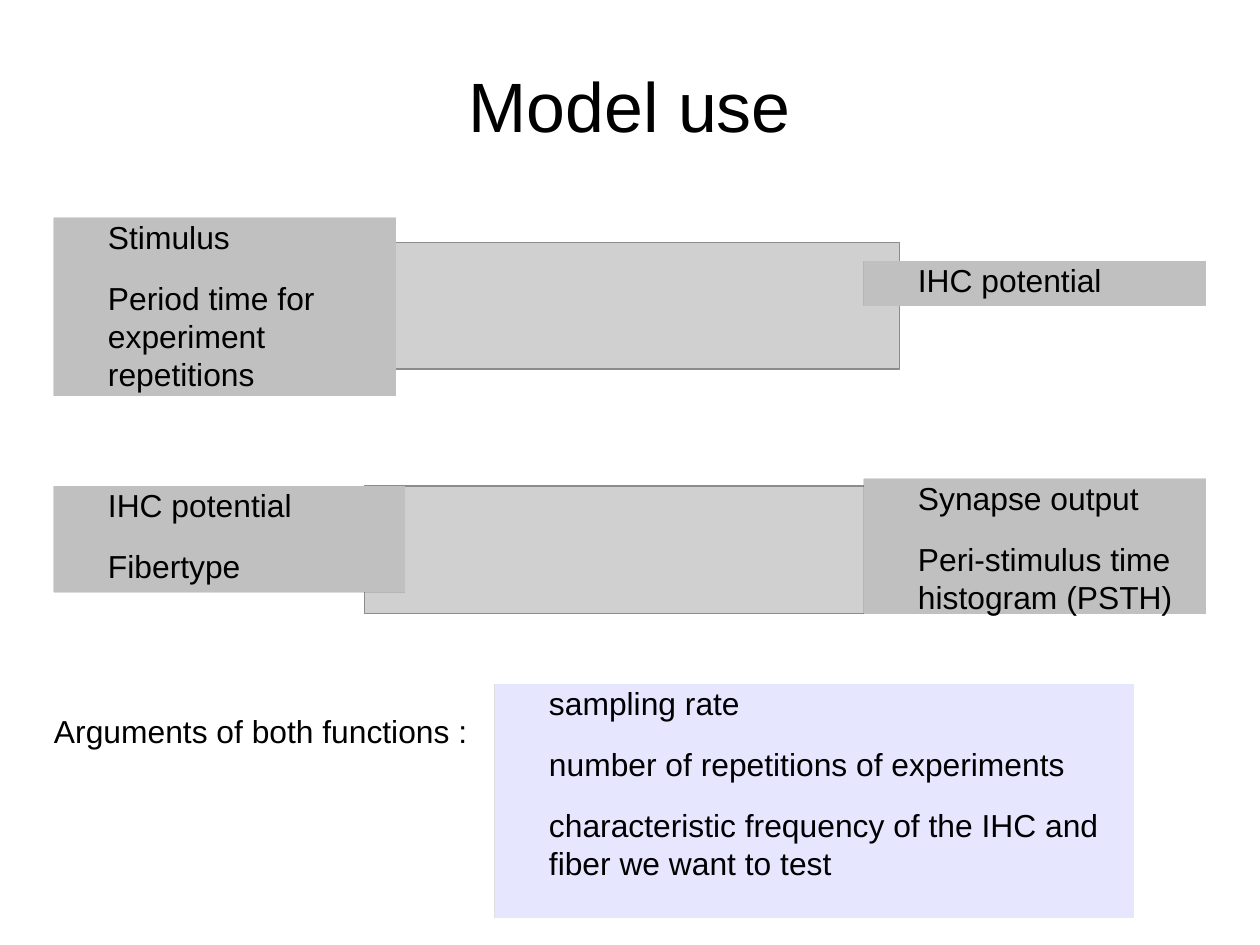
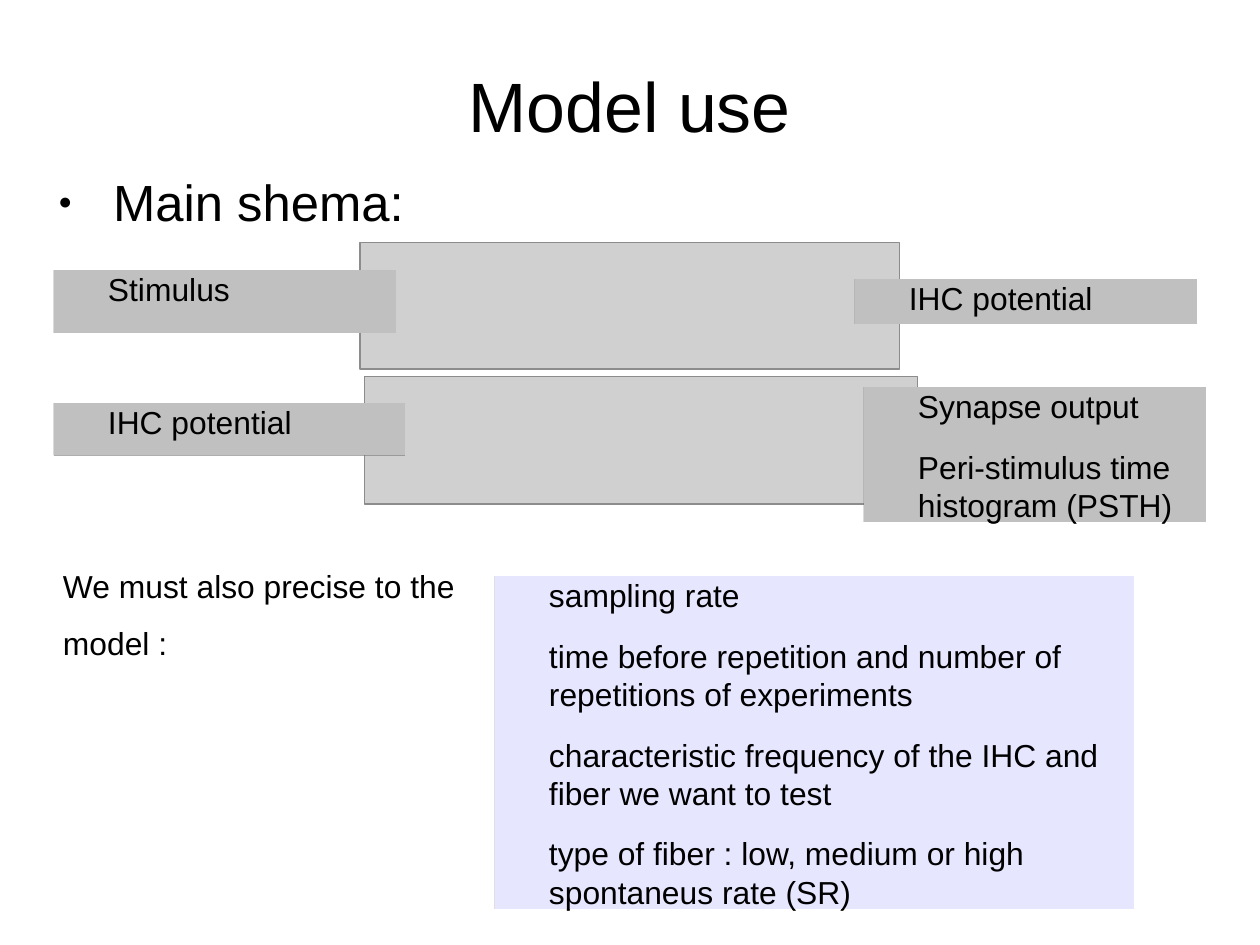
Before and after one commit to MaelleC/auditory-things, a slide deck: slide 8 of presentation/pres1.odp. Drawn at 1260x945 pixels with LibreOffice and Linux fonts; fonts in the diff are those of the drawing; grey boxes stand for pictures. Boxes give left, top, right and bottom in pixels: in the first picture for what was removed or moved away, otherwise in the second. Text is boxed around its words. In the diff, an @@ line names an element or a change of style, - is before the commit and + after.

Commit message:
2 slides system, change in model use shema

```diff
--- a/presentation/pres1.odp
+++ b/presentation/pres1.odp
@@ text added at [113,184,404,222], 32 pt, text #000000 @@
+● Main shema:
@@ text "Stimulus": place and size @@
-text "Stimulus" at [54,218,396,397]
+text "Stimulus" at [54,270,396,333]
@@ text at [108,287,314,392]: paragraph removed @@
-Period time for experiment repetitions
@@ text "IHC potential": place and size @@
-text "IHC potential" at [864,261,1206,305]
+text "IHC potential" at [855,279,1197,324]
@@ picture: place and size @@
-picture at [365,486,918,614]
+picture at [365,376,918,504]
@@ text "Synapse output": place and size @@
-text "Synapse output" at [864,479,1206,614]
+text "Synapse output" at [864,388,1206,523]
@@ text "IHC potential": place and size @@
-text "IHC potential" at [54,486,405,592]
+text "IHC potential" at [54,404,405,456]
@@ text at [108,555,240,584]: paragraph removed @@
-Fibertype
@@ text added at [63,575,454,656], 20 pt, text #000000 @@
+We must also precise to the model :
@@ text "sampling rate": place and size @@
-text "sampling rate" at [495,684,1134,918]
+text "sampling rate" at [495,576,1134,909]
@@ text at [549,645,1061,712]: text changed @@
-number of repetitions of experiments
+time before repetition and number of repetitions of experiments
@@ text removed at [54,720,449,749] @@
-Arguments of both functions :
@@ text at [549,842,1024,909]: paragraph added @@
+type of fiber : low, medium or high spontaneus rate (SR)
```
Also in this commit, not shown: 2 other slides changed, 1 slide added, 1 slide removed.
